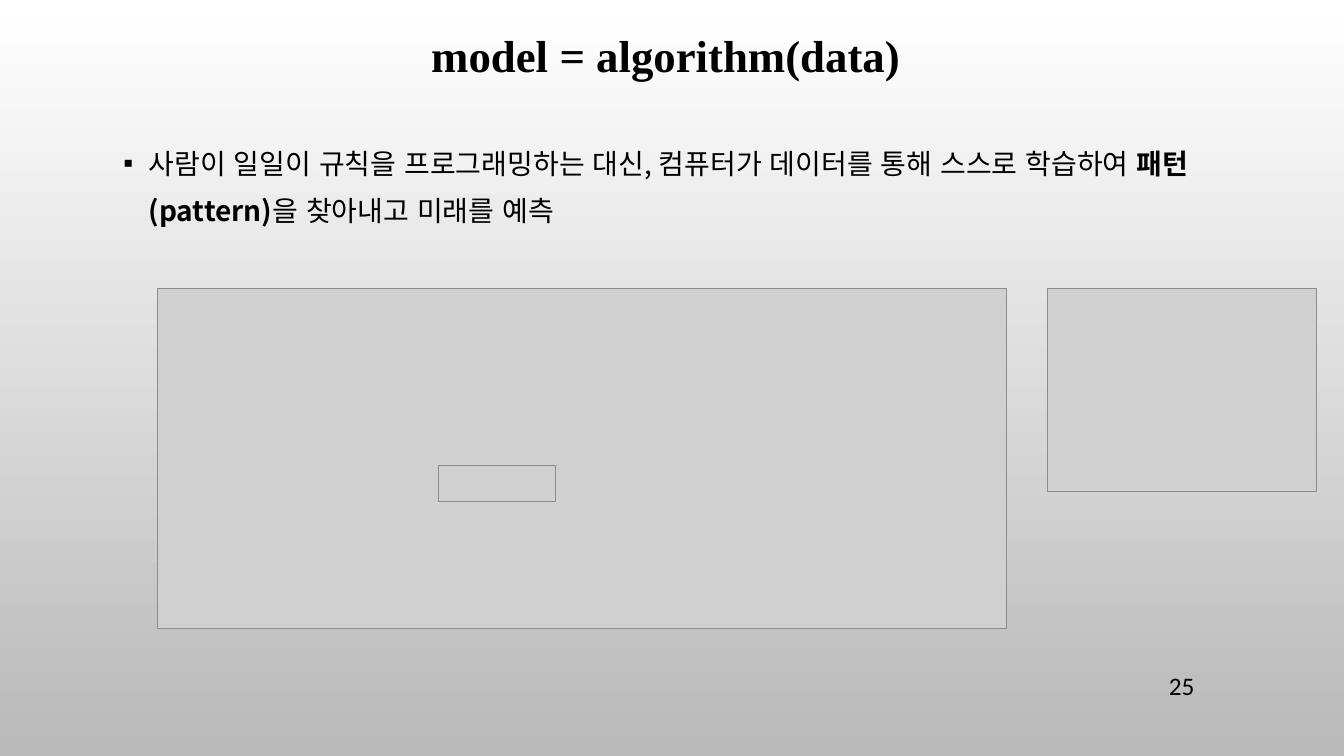
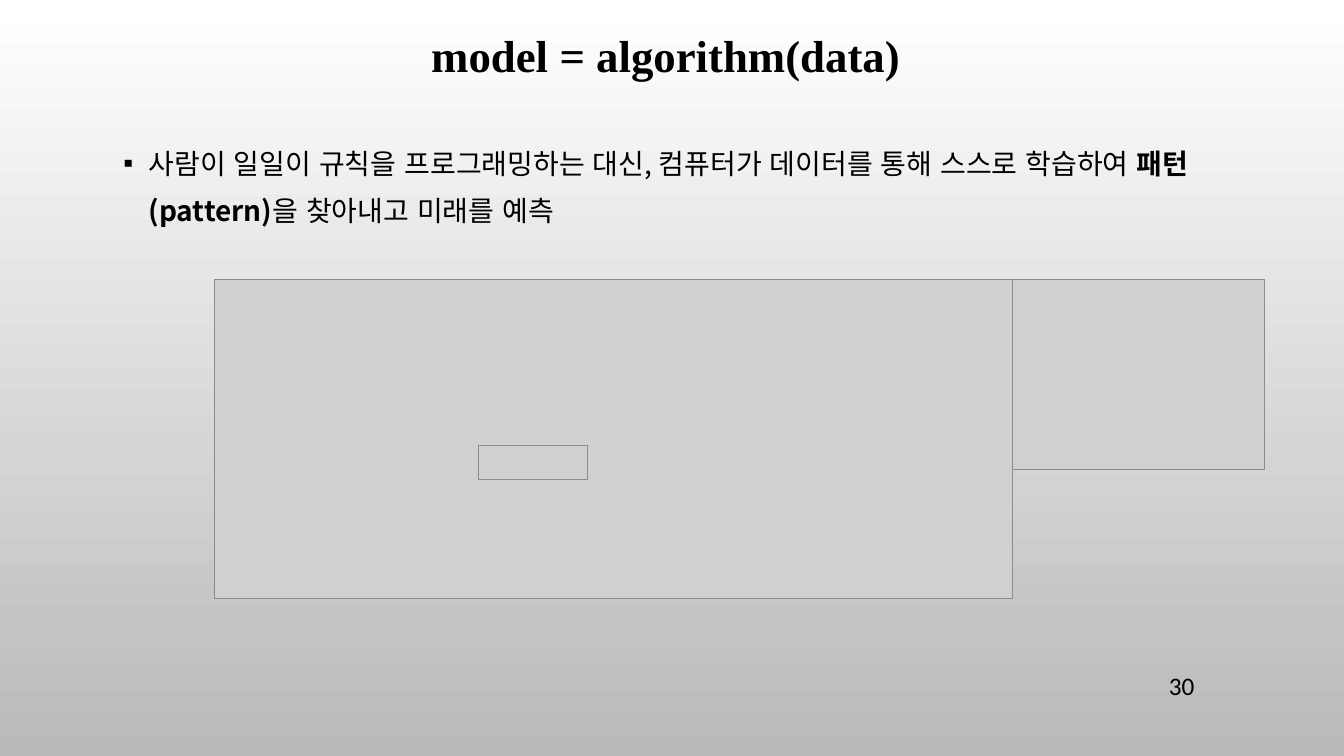
Before and after one commit to ancestor9/mathematics-for-machine-learning, a slide deck: slide 30 of 7_Applications of mathematics.pptx (slide 25 before the commit). Drawn at 1344x756 pixels with LibreOffice and Linux fonts; fonts in the diff are those of the drawing; grey boxes stand for pictures; background and template pictures are left out. Boxes give left, top, right and bottom in pixels: in the first picture for what was removed or moved away, otherwise in the second. Text is boxed around its words. In the diff, an @@ line names an element or a change of style, - is before the commit and + after.

```diff
--- a/7_Applications of mathematics.pptx
+++ b/7_Applications of mathematics.pptx
@@ picture: place and size @@
-picture at <box>158,288,1007,628</box>
+picture at <box>215,279,1012,599</box>
@@ picture: place and size @@
-picture at <box>1049,288,1317,492</box>
+picture at <box>1012,279,1264,470</box>
@@ picture: place and size @@
-picture at <box>439,466,555,502</box>
+picture at <box>479,446,588,480</box>
@@ page number at <box>1169,678,1195,695</box>: text changed @@
-25
+30
```
Also in this commit, not shown: 7 other slides changed, 11 slides added, 2 slides removed.
